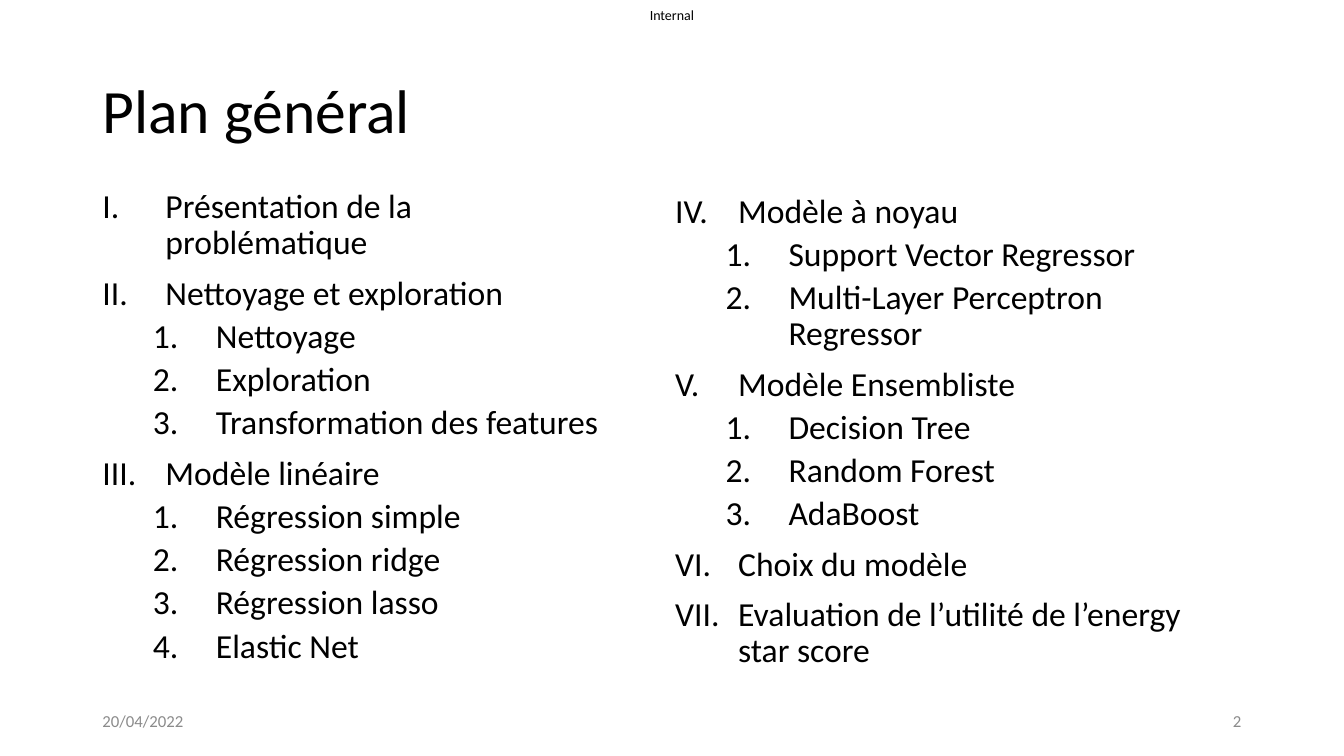
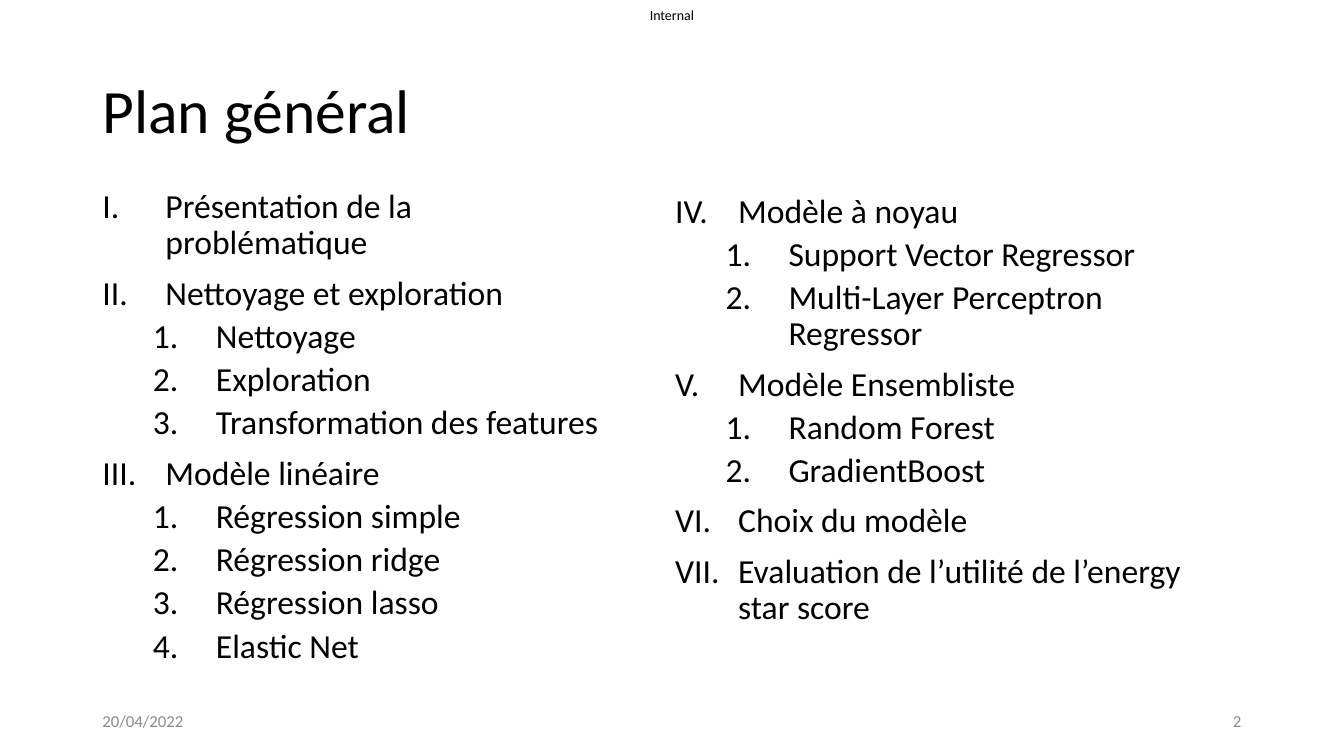
Before and after one commit to datanab/energy-consumption-prediction, a slide deck: slide 2 of Pélec_03_Presentation.pptx. Drawn at 1344x756 pixels with LibreOffice and Linux fonts; fonts in the diff are those of the drawing. Boxes give left, top, right and bottom in pixels: in the first picture for what was removed or moved away, otherwise in the second. Text is boxed around its words. In the diff, an @@ line names an element or a change of style, - is before the commit and + after.

```diff
--- a/Pélec_03_Presentation.pptx
+++ b/Pélec_03_Presentation.pptx
@@ text at [789,416,971,440]: paragraph removed @@
-  1. Decision Tree
@@ text at [789,458,986,483]: text changed @@
-  3. AdaBoost
+  2. GradientBoost
```
Also in this commit, not shown: 2 slides added, 2 other files.
